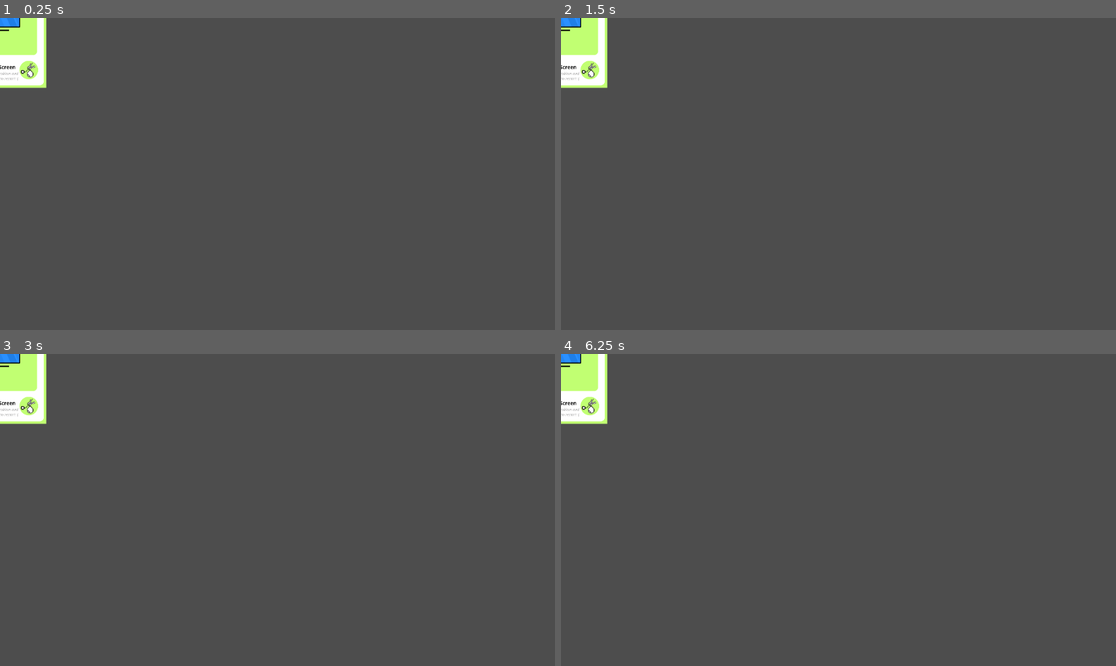
Above: before the commit, frames 1-4 (two rows, left to right).
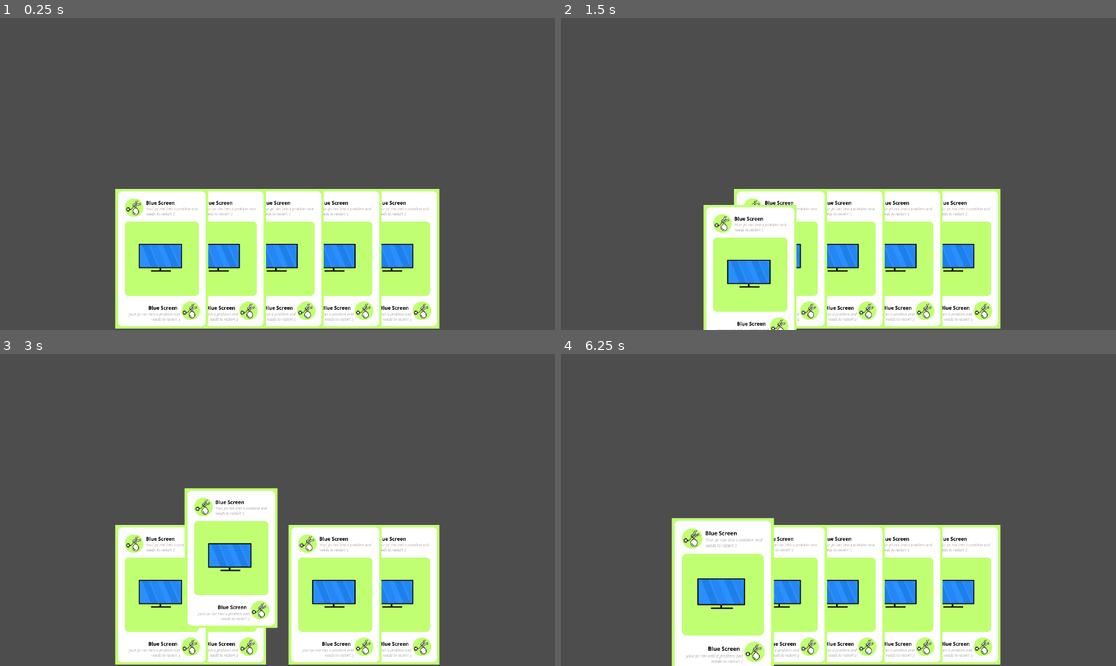
Above: after the commit, the same moments.

Repository: Thijs987/pse_onlycode
Game: Godot game, scene res://Main.tscn
Same seed, same stepped clock (60 frames per second), same inputs: the game is played once before the commit and once after it.
Inputs (mouse positions are in pixels of both pictures, inside the frame that each line leads up to):
- Up to frame 1 (0.25 s): no input
- Up to frame 2 (1.5 s): tap Enter at 0.5 s; move the mouse to (960, 158) at 0.52 s; click (960, 158) at 0.67 s; tap Space at 1.25 s; drag from (727, 189) to (810, 236) at 1.27 s
- Up to frame 3 (3 s): move the mouse to (333, 441) at 2.02 s; click (333, 441) at 2.17 s; tap Enter at 2.75 s; drag from (249, 572) to (111, 463) at 2.77 s
- Up to frame 4 (6.25 s): move the mouse to (1005, 556) at 3.52 s; click (1005, 556) at 3.67 s; tap Space at 4.25, 5.75 s; drag from (672, 463) to (755, 432) at 4.27 s; tap Enter at 5 s; move the mouse to (866, 510) at 5.02 s; click (866, 510) at 5.17 s; drag from (755, 432) to (727, 525) at 5.77 s

The runs differ from the first frame. In frame 1, 28% of the frame differs, in the area x 0-80%, y 0-100%; in frame 2, 26%; in frame 3, 29%; in frame 4, 29%.

Commit message:
Cards are now sort of in view :)
De kaarten komen beneden te staan en gaan ook terug naar waar ze toe moeten wanneer ze los gelaten worden.

Diff:
--- a/frontend/card.gd
+++ b/frontend/card.gd
@@ -2,6 +2,8 @@
 
 signal hovered
 signal hovered_away
+
+var hand_position
 
 # Called when the node enters the scene tree for the first time.
 func _ready() -> void:
--- a/frontend/card_logic.gd
+++ b/frontend/card_logic.gd
@@ -2,14 +2,15 @@
 
 var screen_size
 var dragging_card
+var is_hovering
+var card_offsetx
+var card_offsety
+var hand_reference
 
 # Called when the node enters the scene tree for the first time.
 func _ready() -> void:
 	screen_size = get_viewport_rect().size
-
-
-var card_offsetx
-var card_offsety
+	hand_reference = $"../PlayerHand"
 
 # Called every frame. 'delta' is the elapsed time since the previous frame.
 func _process(delta: float) -> void:
@@ -40,13 +41,12 @@
 func stop_dragging():
 	if dragging_card:
 		dragging_card.scale = Vector2(1.1, 1.1)
-		dragging_card = null
+		hand_reference.add_card_to_hand(dragging_card)
+	dragging_card = null
 
 func connect_card_signals(card):
 	card.connect("hovered", hovered_over_card)
 	card.connect("hovered_away", hovered_away_card)
-
-var is_hovering
 
 func hovered_over_card(card):
 	if !is_hovering:
--- a/frontend/player_hand.gd
+++ b/frontend/player_hand.gd
@@ -1,7 +1,9 @@
 extends Node2D
 
-const CARD_COUNT = 3
+const CARD_COUNT = 5
 const CARD_SCENE_PATH = "res://card.tscn"
+const CARD_WIDTH = 120
+const HAND_Y = 500
 
 var player_hand = []
 var center_screen_x
@@ -26,16 +28,25 @@
 		add_card_to_hand(new_card)
 
 func add_card_to_hand(card):
-	player_hand.insert(0, card)
-	update_card_hand_position()
+	if card not in player_hand:
+		player_hand.insert(0, card)
+		update_card_hand_position()
+	else:
+		move_to_position(card, card.hand_position)
 
 func update_card_hand_position():
 	for i in range(player_hand.size()):
-		var new_position = calculate_card_position(i)
+		var new_position = Vector2(calculate_card_position(i), HAND_Y)
+		var moving_card = player_hand[i]
+		moving_card.hand_position = new_position
+		move_to_position(moving_card, new_position)
+
 
 func calculate_card_position(position):
-	var total_width = (player_hand.size())
+	var total_width = (player_hand.size() - 1) * CARD_WIDTH
+	var x_offset = center_screen_x + position * CARD_WIDTH - total_width / 2
+	return x_offset
 
-# Called every frame. 'delta' is the elapsed time since the previous frame.
-func _process(delta: float) -> void:
-	pass
+func move_to_position(card, position):
+	var tween = get_tree().create_tween()
+	tween.tween_property(card, "position", position, 0.2)
Not shown, added: frontend/Main.tscn10867863188.tmp
